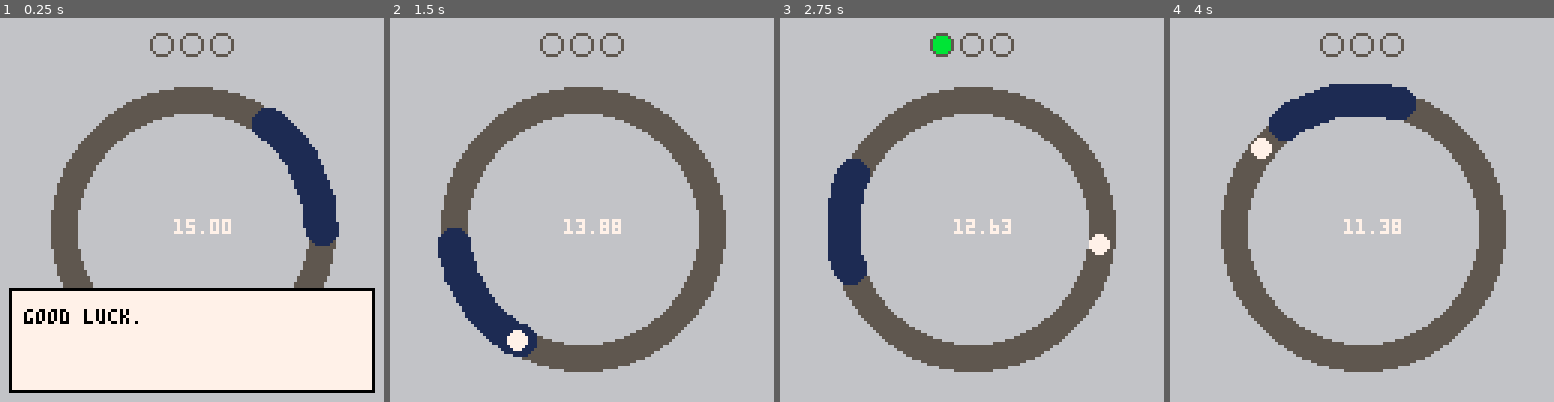
Above: before the commit, frames 1-4 (left to right).
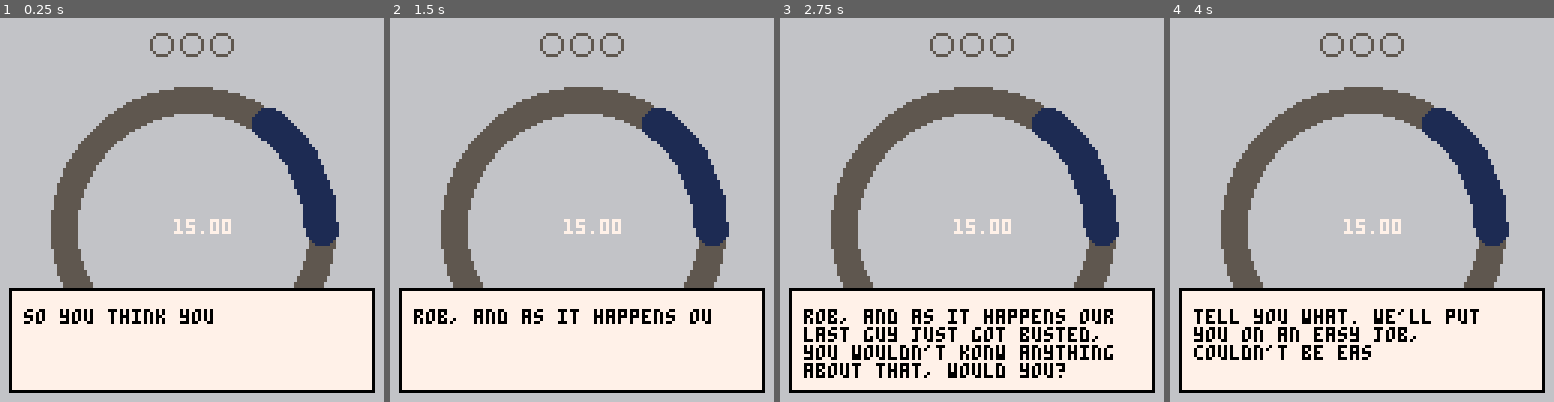
Above: after the commit, the same moments.

Repository: verdantran/pico_safe_cracker
Game: PICO-8 cartridge safe_crackers.p8
The game is run twice, just before and just after one commit, with the same random seed, the same clock (stepped at 60 frames per second) and the same inputs.
Inputs:
- Up to frame 1 (0.25 s): no input
- Up to frame 2 (1.5 s): tap X (X key) at 0.33, 1.07 s; tap O (Z key) at 0.7 s
- Up to frame 3 (2.75 s): hold Right 1.6-2.1 s; tap O (Z key) at 1.7, 2.1, 2.5 s; tap X (X key) at 1.85 s; hold Up 2.15-2.42 s; hold Right from 2.47 s (still down)
- Up to frame 4 (4 s): tap O (Z key) at 2.9, 3.3, 3.7 s; tap X (X key) at 2.97 s; release Right at 3.03 s; hold Left 3.08-3.58 s; hold Down 3.63-3.97 s

The runs differ from the first frame. In frame 1, 0.7% of the frame differs, in the area x 6-56%, y 75-80%; in frame 2, 31%; in frame 3, 33%; in frame 4, 33%, in the area x 2-98%, y 17-98%.

Commit message:
level resets and progression working correctly

Diff:
--- a/data/levels.lua
+++ b/data/levels.lua
@@ -59,18 +59,16 @@
             }
         },
         queue_level_start_dialog=function()
-            -- dialog:queue("so you think you got what it takes to be a safe cracker, eh?")
-            -- dialog:queue("we'll see...")
-            -- dialog:queue("my names rob, and as it happens our last guy just got busted, you wouldn't konw anything about that, would you?")
-            -- dialog:queue("tell you what. we'll put you on an easy job, couldn't be easier. and if you pass that then we may just keep you on...")
-            -- dialog:queue("so. as for how all this is gonna work...")
-            -- dialog:queue("above you right now there's a cirlce. the dial will start turning and all you gotta do is press ❎ when the white dial is in the blue zone.")
-            -- dialog:queue("do that three times and you'll have the combination and the safe will be cracked.")
-            -- dialog:queue("one button, that's all! maddness right, you see one of our tech guys made this device that at the press of a button activates electromag- ")
-            -- dialog:queue("actually")
-            -- dialog:queue("nevermind")
-            -- dialog:queue("i've said too much.")
-            -- dialog:queue("anyway, just remember the cops will be on their way as soon as the timer starts, so be quick! i've lost enough people as it is.")
+            dialog:queue("so you think you got what it takes to be a safe cracker, eh? well we'll see about that...my names rob, and as it happens our last guy just got busted, you wouldn't konw anything about that, would you?")
+            dialog:queue("tell you what. we'll put you on an easy job, couldn't be easier. and if you pass that then we may just keep you on...")
+            dialog:queue("so. as for how all this is gonna work...")
+            dialog:queue("above you right now there's a cirlce. the dial will start turning and all you gotta do is press ❎ when the white dial is in the blue zone.")
+            dialog:queue("do that three times and you'll have the combination and the safe will be cracked.")
+            dialog:queue("one button, that's all! maddness right, you see one of our tech guys made this device that at the press of a button activates electromag- ")
+            dialog:queue("actually")
+            dialog:queue("nevermind")
+            dialog:queue("i've said too much.")
+            dialog:queue("anyway, just remember the cops will be on their way as soon as the timer starts, so be quick! i've lost enough people as it is.")
             dialog:queue("good luck.")
         end,
         queue_completed_dialog=function()
--- a/main.lua
+++ b/main.lua
@@ -1,6 +1,7 @@
 function _init()
     dialog_playing=false
     load_next_level_when_dialog_complete = false
+    reset_level_when_dialog_complete = false
     level_to_load = nil
 
     load_level(0)
@@ -14,6 +15,12 @@
     if not dialog_playing and load_next_level_when_dialog_complete then
         load_next_level_when_dialog_complete = false
         load_level(level_to_load)
+    end
+
+    -- If dialog has just finished and we need to reset the level
+    if not dialog_playing and reset_level_when_dialog_complete then
+        reset_level_when_dialog_complete = false
+        reset_level()
     end
 
     -- If we're playing dialog, don't do anything else
--- a/utils/dialog.lua
+++ b/utils/dialog.lua
@@ -11,6 +11,7 @@
     max_lines = 4,
     dialog_queue = {},
     blinking_counter = 0,
+    autoplay_delay_length=70,
     init = function(self)
     end,
     queue = function(self, message, autoplay)
@@ -106,7 +107,7 @@
       end
 
       if (self.autoplay) then
-        self.delay(30)
+        self.delay(self.autoplay_delay_length)
       end
     end,
     shift = function (t)
@@ -185,18 +186,6 @@
     end
   }
 
---   function _init()
---     dialog:queue("hello, friend... press z to proceed")
---     dialog:queue("it's good to see you again")
---     dialog:queue("why don't i tell you a story about how i was once a dialog box that written for one game and then ported to another cart to be used by any and all pico-8 developers...")
---     dialog:queue("you can even have messages that autoplay", true)
---     dialog:queue("if you'd like to move the action along", true)
---     dialog:queue("try pressing x to skip to the end of the line, if you'd like it to move even faster")
---     dialog:queue("you can even put your own sfx in slot 0 to customize the sound")
---     dialog:queue("if you would like to use this in your own games, just copy and paste the dialog object from this cart, call dialog:queue(\"your text here\") to trigger text, and then call the dialog's update and draw functions in the global _update and _draw")
---     dialog:queue("enjoy!")
---   end
-
   function dialog_update()
     dialog:update()
   end
--- a/utils/dials.lua
+++ b/utils/dials.lua
@@ -1,5 +1,4 @@
 function update_dials(dial)
-
     if (dial.config.game_over) return
 
     if not dial.config.solved then
@@ -48,6 +47,8 @@
 
 function check_btn_hit_in_target(dial)
     if btnp(5) then
+        local hit_successful = false
+
         for win in all(dial.config.win_positions) do
             local dx = dial.target.x - win.x
             local dy = dial.target.y - win.y
@@ -56,7 +57,7 @@
             if distance < 5 then
                 dial.config.cur_lock += 1
 
-                --win
+                -- Win condition
                 if dial.config.total_locks == dial.config.cur_lock and not dial.config.solved then
                     dial.config.solved = true
                     dial.timer.active = false
@@ -74,8 +75,9 @@
             end
         end
 
+        -- will get here if hit was not successful
         sfx(1)
-        reset_dial(dial)
+        reset_dial_partial(dial)
     end
 end
 
@@ -99,9 +101,29 @@
     dial.indicator.x=orig_x
 end
 
-function reset_dial(dial)
+function reset_dial_full(dial)
     dial.config.solved = false
     dial.config.cur_lock = 0
+    dial.config.game_over = false
+    dial.config.rotate_clockwise = dial.config.rotate_clockwise_base
+
+    dial.target.angle_speed = dial.target.angle_speed_base
+    dial.target.angle = dial.target.angle_base
+    dial.target.x = -50
+    dial.target.y = -50
+
+    dial.win_zone.length = dial.win_zone.base_length
+    dial.win_zone.angle = dial.win_zone.base_angle
+
+    dial.timer.time = dial.timer.base_time
+    dial.timer.active = true
+
+    create_new_win_area(dial, true)
+end
+
+function reset_dial_partial(dial)
+    dial.config.solved = false
+    if (dial.config.cur_lock > 0) dial.config.cur_lock -= 1
     dial.target.angle_speed = dial.target.angle_base_speed
     dial.win_zone.length = dial.win_zone.base_length
     create_new_win_area(dial, true)
--- a/utils/level_manager.lua
+++ b/utils/level_manager.lua
@@ -5,32 +5,43 @@
         if level.id == level_id then
             current_level = level
             cur_dials = level.dials
+
+            -- Store initial values for reset
+            for dial in all(cur_dials) do
+                dial.timer.base_time = dial.timer.time
+                dial.target.angle_base = dial.target.angle
+                dial.config.rotate_clockwise_base = dial.config.rotate_clockwise
+                dial.target.angle_speed_base = dial.target.angle_speed
+                dial.win_zone.base_length = dial.win_zone.length
+                dial.win_zone.base_angle = dial.win_zone.angle
+            end
         end
     end
-    -- Only queue level start dialog if not coming from a previous dialog
-    if not load_next_level_when_dialog_complete then
-        current_level:queue_level_start_dialog()
-    end
+
+    current_level:queue_level_start_dialog()
 end
 
 function check_cur_level_status()
-    -- check that all dials are
-    -- solved
-    local game_won = true
-    local game_in_progress = false
+    local game_over = false
+    local all_solved = true
 
     for dial in all(current_level.dials) do
-        if dial.timer.active then
-            game_in_progress = true
-        else
-            game_won = not dial.config.game_over
+        -- If the timer is not active and the dial is not solved, it's a game over
+        if not dial.timer.active and not dial.config.solved then
+            game_over = true
+            break
+        end
+
+        -- Check if all dials are solved
+        if not dial.config.solved then
+            all_solved = false
         end
     end
 
-    if game_won and not game_in_progress then
+    if game_over then
+        handle_level_over()
+    elseif all_solved then
         handle_level_complete()
-    elseif not game_in_progress then
-        handle_level_over()
     end
 end
 
@@ -44,6 +55,11 @@
 function handle_level_over()
     current_level:queue_failed_dialog()
 
-    level_to_load = current_level.id
-    load_next_level_when_dialog_complete = true
+    reset_level_when_dialog_complete = true
 end
+
+function reset_level()
+    for dial in all(cur_dials) do
+        reset_dial_full(dial)
+    end
+end
